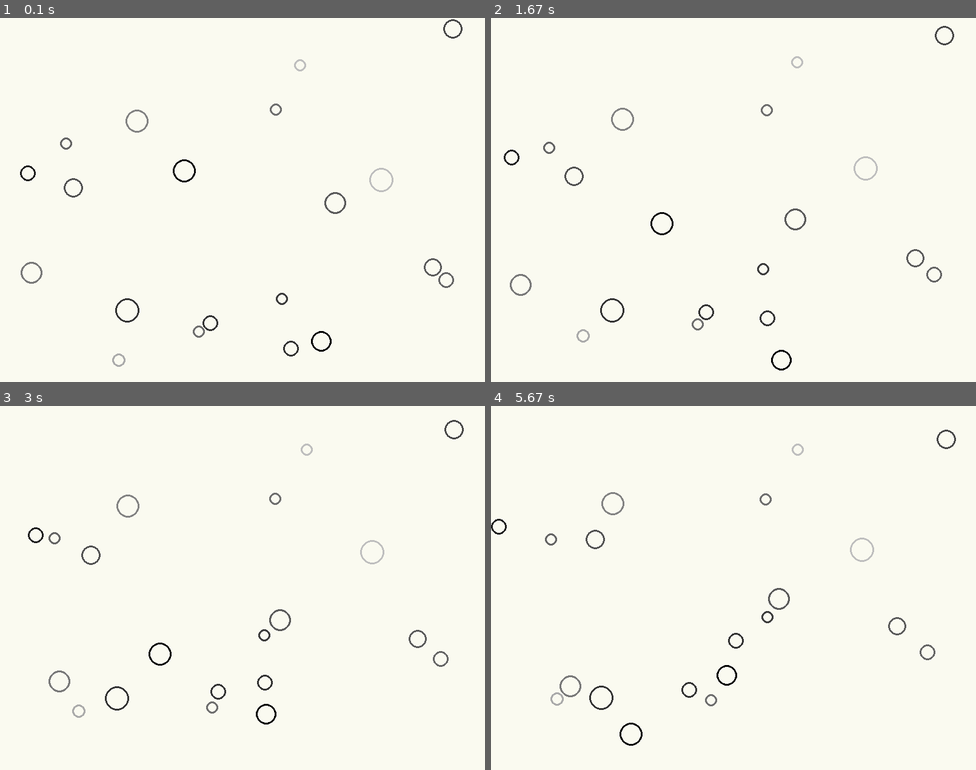
Above: before the commit, frames 1-4 (two rows, left to right).
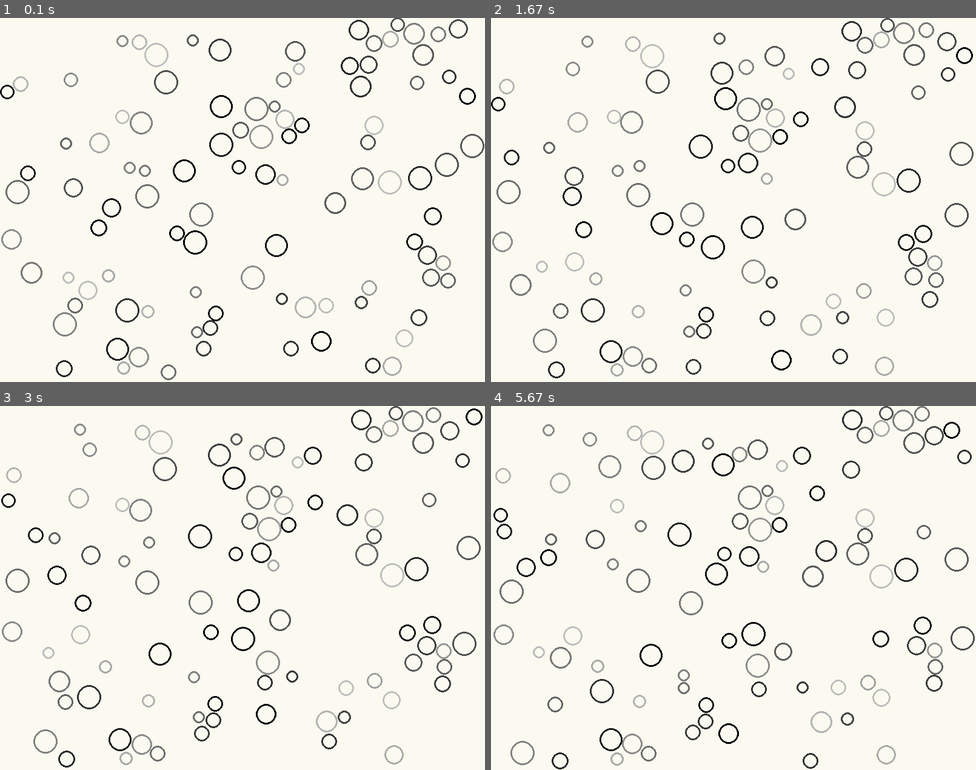
Above: after the commit, the same moments.

Repository: SamuelGaudout/Projet_M2_Lumi
Game: pygame game, started from TestPYgame.py
The game is run twice, just before and just after one commit, with the same random seed, the same clock (stepped at 60 frames per second) and the same inputs.
Inputs (mouse positions are in pixels of both pictures, inside the frame that each line leads up to):
- Up to frame 1 (0.1 s): no input
- Up to frame 2 (1.67 s): click (888, 189) at 0.38 s; click (583, 287) at 0.72 s; press the mouse at (583, 287) at 1.03 s; move the mouse to (568, 236) at 1.13 s; release the mouse at (558, 189) at 1.27 s
- Up to frame 3 (3 s): click (164, 467) at 1.88 s; click (392, 580) at 2.22 s; click (412, 660) at 2.55 s; press the mouse at (412, 660) at 2.87 s; move the mouse to (261, 642) at 2.97 s
- Up to frame 4 (5.67 s): release the mouse at (597, 628) at 3.1 s; click (626, 522) at 3.55 s; press the mouse at (626, 522) at 3.87 s; move the mouse to (762, 551) at 3.97 s; release the mouse at (903, 584) at 4.1 s; click (762, 689) at 4.25 s; click (767, 529) at 5.28 s; press the mouse at (767, 529) at 5.6 s

The runs differ from the first frame. In frame 1, 4.8% of the frame differs, in the area x 0-100%, y 0-100%; in frame 2, 5.1%; in frame 3, 5.1%; in frame 4, 5.8%.

Commit message:
Premier programme permettant de creer un objet laser, de cliquer et de le positionner sur l'interface graphique

Diff:
--- /dev/null
+++ b/Objects.py
@@ -0,0 +1 @@
+import pygame
--- /dev/null
+++ b/Screen.py
@@ -0,0 +1,16 @@
+import pygame
+
+(width, height) = (800, 600)
+screen = pygame.display.set_mode((width, height))
+pygame.display.set_caption('Optics Elements')
+background_colour = (250,20,75)
+screen.fill(background_colour)
+
+
+pygame.display.flip()
+running = True
+while running:
+    for event in pygame.event.get():
+        if event.type == pygame.QUIT:
+            running = False
+    pygame.display.update()
--- a/TestPYgame.py
+++ b/TestPYgame.py
@@ -100,7 +100,7 @@
 
 
 
-number_of_particles = 20
+number_of_particles = 100
 my_particles = []
 
 
